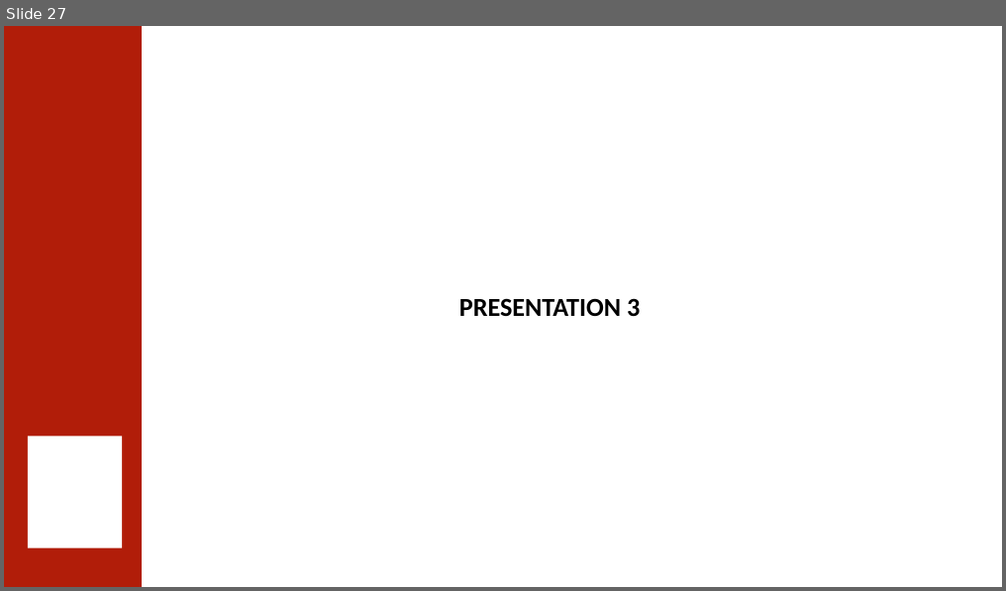
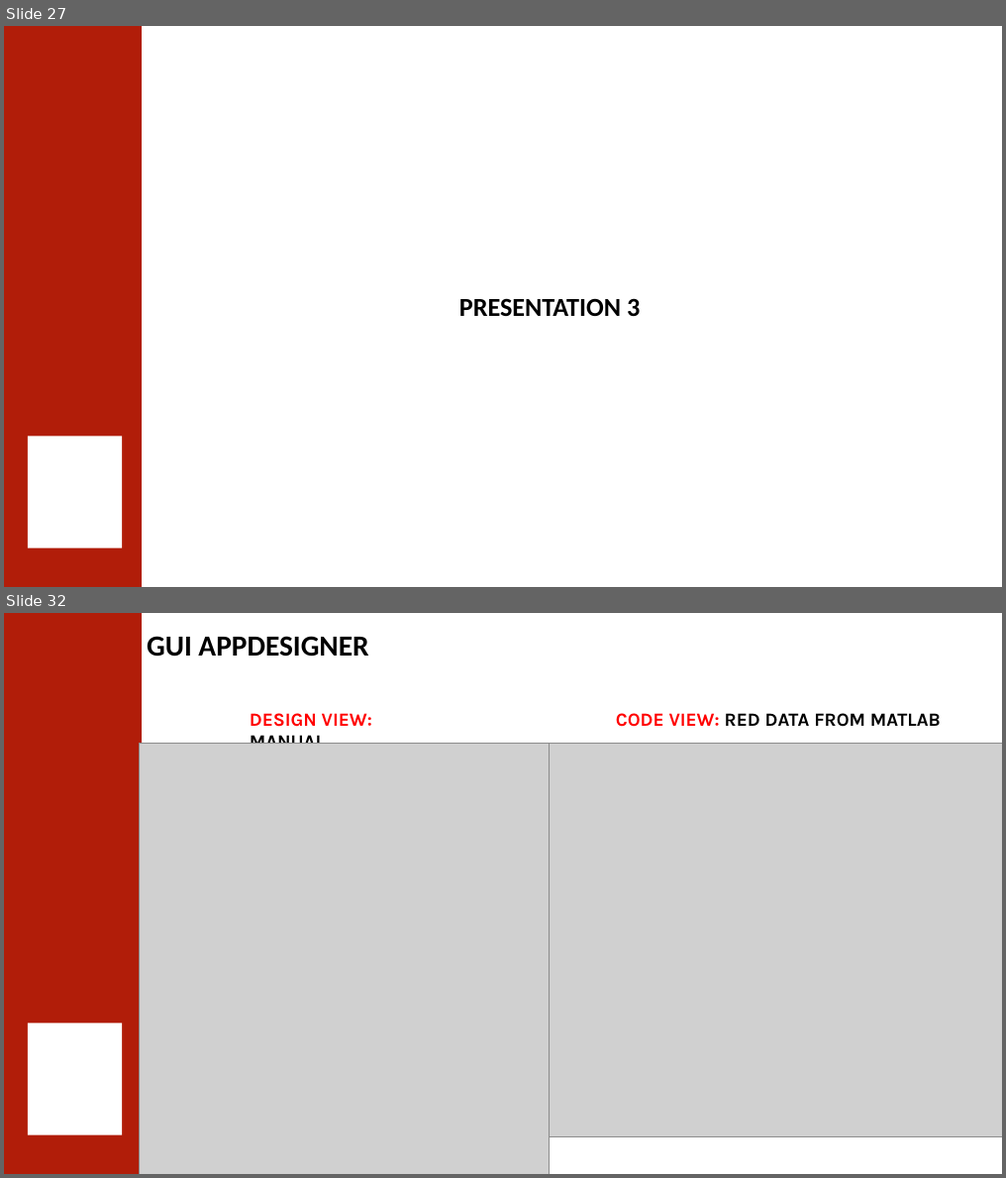
Before and after one commit to 0ZGAnetwork/WineQualityProject, a slide deck: PC-LAP/Wine quality classification using Artificial Neural Network.pptx. Shown one above the other, each under a label of ours: slide 27 before the commit, slides 27 and 32 after it; the slides between them are not shown. The pictures are 1006x591 and 1006x1178 pixels, drawn with LibreOffice and Linux fonts; fonts in the diff are those of the drawing; grey boxes stand for pictures; background and template pictures are left out. Boxes give left, top, right and bottom in pixels: in the first picture for what was removed or moved away, otherwise in the second. Text is boxed around its words. In the diff, an @@ line names an element or a change of style, - is before the commit and + after.

```diff
--- a/PC-LAP/Wine quality classification using Artificial Neural Network.pptx
+++ b/PC-LAP/Wine quality classification using Artificial Neural Network.pptx
@@ slide 32 added at [4, 613, 1002, 1174], background #FFFFFF; not listed: 2 template elements that a slide beside it also shows @@
@@ text added at [147, 636, 368, 657], 28 pt, text #000000, bold @@
+GUI APPDESIGNER
@@ text added at [250, 713, 372, 744], 18 pt, text #FF0000, bold @@
+DESIGN VIEW: MANUAL
@@ text added at [616, 713, 941, 727], 18 pt, text #000000, bold @@
+CODE VIEW: RED DATA FROM MATLAB
@@ picture added at [140, 744, 549, 1174] @@
@@ picture added at [549, 744, 1002, 1137] @@
```
Also in this commit, not shown: 8 other slides added, 16 other files.
